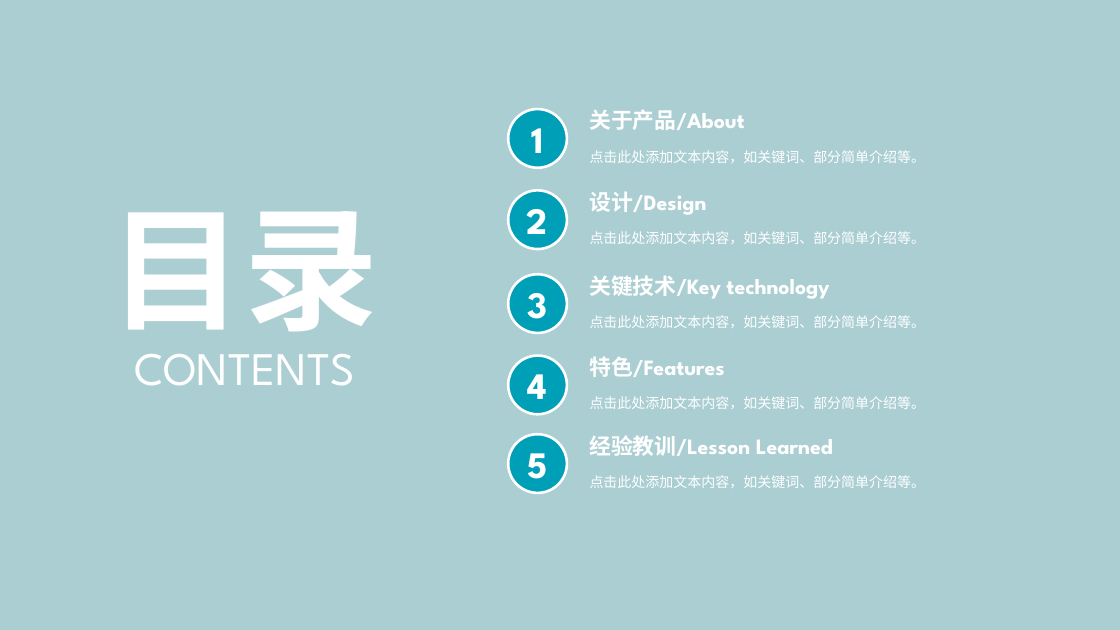
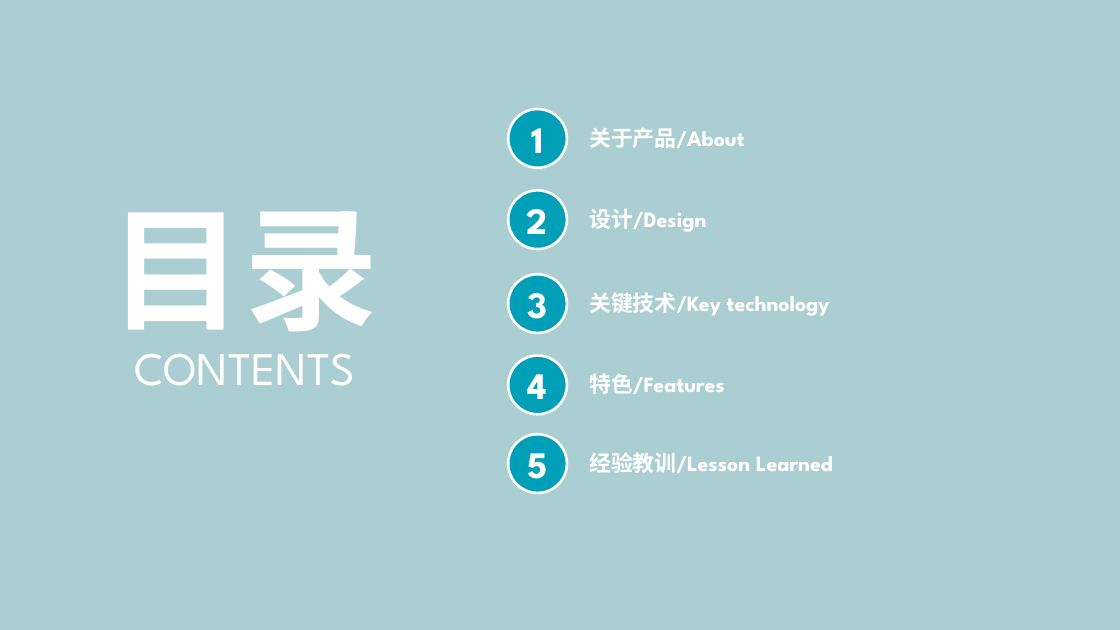
Before and after one commit to ReimuYk/Group16-PaperClip, a slide deck: slide 2 of Final/doc&model/PPT.pptx. Drawn at 1120x630 pixels with LibreOffice and Linux fonts; fonts in the diff are those of the drawing. Boxes give left, top, right and bottom in pixels: in the first picture for what was removed or moved away, otherwise in the second. Text is boxed around its words. In the diff, an @@ line names an element or a change of style, - is before the commit and + after.

```diff
--- a/Final/doc&model/PPT.pptx
+++ b/Final/doc&model/PPT.pptx
@@ text removed at box(590, 150, 926, 163) @@
-点击此处添加文本内容，如关键词、部分简单介绍等。
@@ text "设计/Design": place and size @@
-text "设计/Design" at box(589, 192, 706, 215)
+text "设计/Design" at box(589, 209, 706, 232)
@@ text removed at box(590, 231, 926, 244) @@
-点击此处添加文本内容，如关键词、部分简单介绍等。
@@ text "关键技术/Key technology": place and size @@
-text "关键技术/Key technology" at box(589, 275, 830, 299)
+text "关键技术/Key technology" at box(589, 292, 830, 316)
@@ text removed at box(590, 315, 926, 328) @@
-点击此处添加文本内容，如关键词、部分简单介绍等。
@@ text removed at box(590, 396, 926, 409) @@
-点击此处添加文本内容，如关键词、部分简单介绍等。
@@ 3 texts: place and size @@
-3 texts at box(589, 110, 833, 456)
+3 texts at box(589, 128, 833, 473)
@@ text removed at box(590, 475, 926, 488) @@
-点击此处添加文本内容，如关键词、部分简单介绍等。
```
Also in this commit, not shown: 2 other slides changed.
